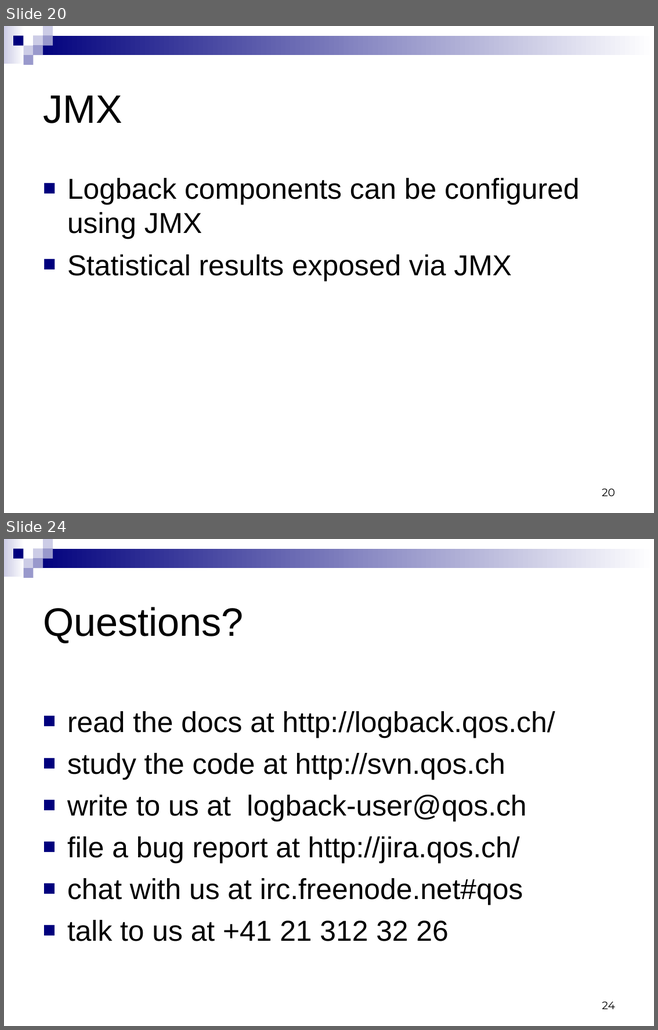
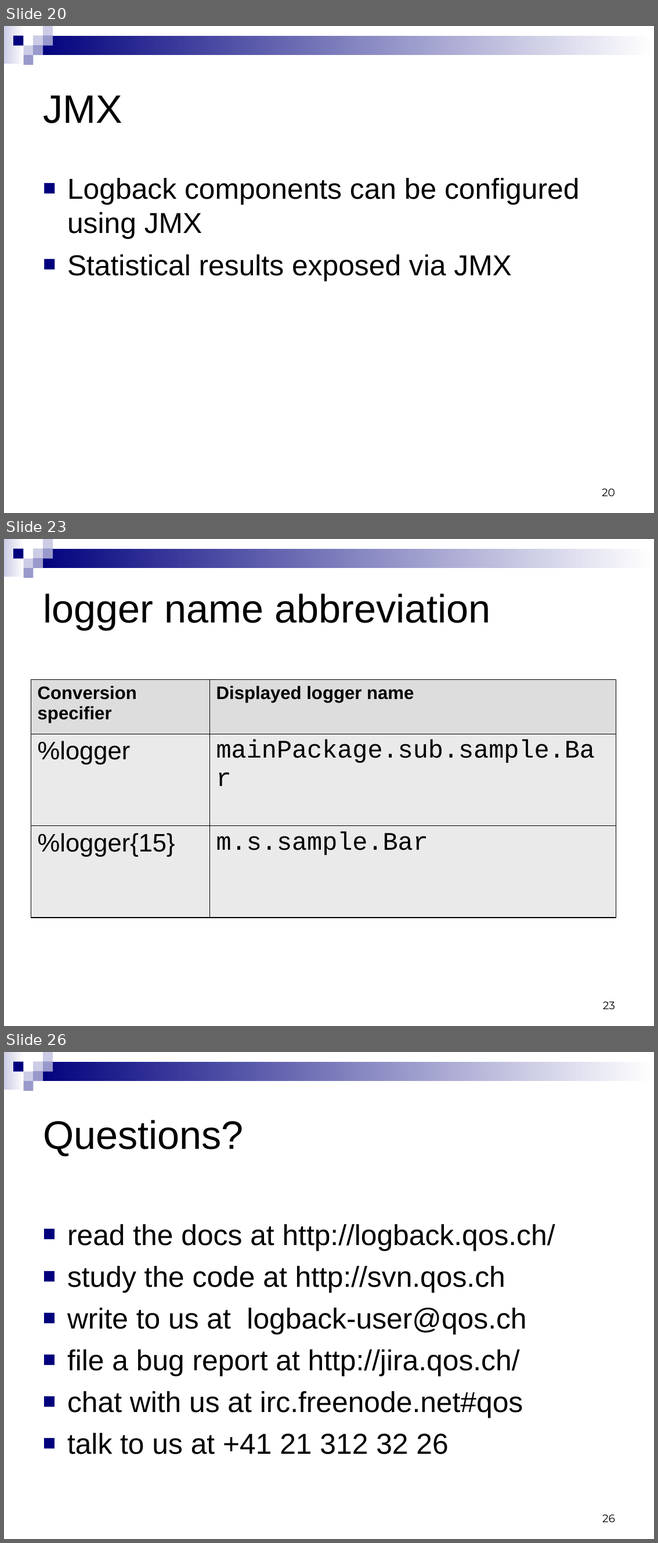
Before and after one commit to qos-ch/logback, a slide deck: logback-site/src/site/resources/logback.ppt. Shown one above the other, each under a label of ours: slides 20 and 24 before the commit, slides 20, 23 and 26 after it; the slides between them are not shown. The pictures are 658x1030 and 658x1543 pixels, drawn with LibreOffice and Linux fonts; fonts in the diff are those of the drawing. Boxes give left, top, right and bottom in pixels: in the first picture for what was removed or moved away, otherwise in the second. Text is boxed around its words. In the diff, an @@ line names an element or a change of style, - is before the commit and + after.

```diff
--- a/logback-site/src/site/resources/logback.ppt
+++ b/logback-site/src/site/resources/logback.ppt
@@ slide 23 added at bbox=[4, 539, 654, 1026], background #FFFFFF; not listed: 9 template elements that a slide beside it also shows @@
@@ title added at bbox=[43, 594, 491, 629], 44 pt, text #000000 @@
+logger name abbreviation
@@ table added at bbox=[31, 680, 616, 918], 3 rows, 2 columns @@
+Conversion specifier | Displayed logger name
+%logger | mainPackage.sub.sample.Bar
+%logger{15} | m.s.sample.Bar
@@ page number added at bbox=[603, 1002, 615, 1009], 12 pt, text #000000 @@
+23
@@ what was slide 24 is now slide 26 @@
@@ page number at bbox=[602, 1515, 615, 1522]: text changed @@
-24
+26
```
Also in this commit, not shown: 11 slides changed, 1 other slide added.
